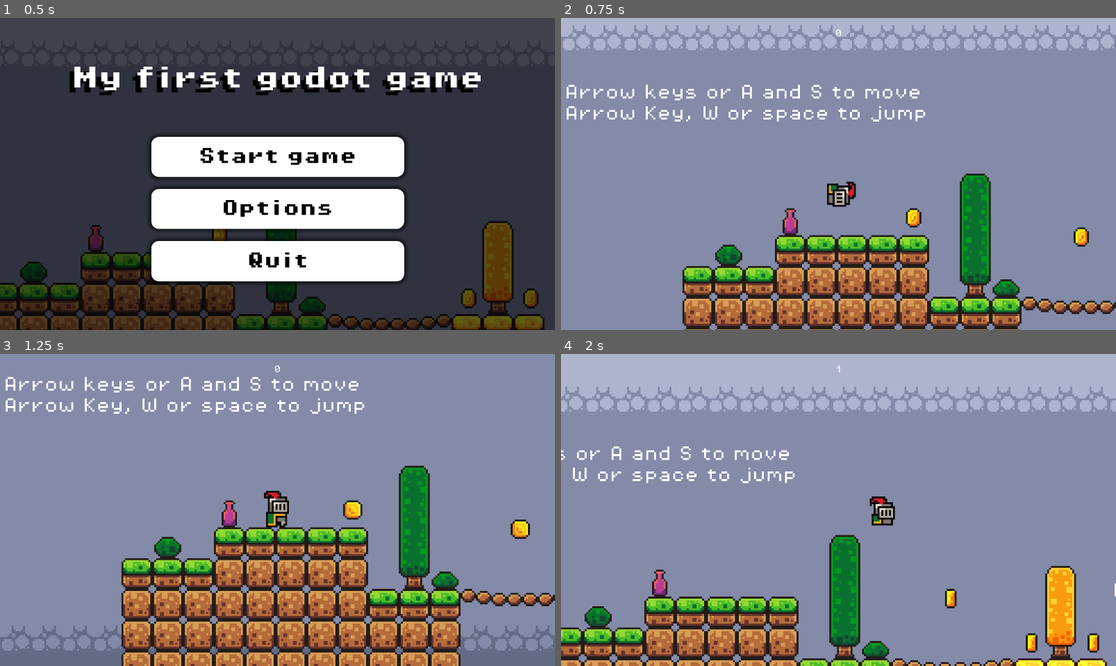
Above: before the commit, frames 1-4 (two rows, left to right).
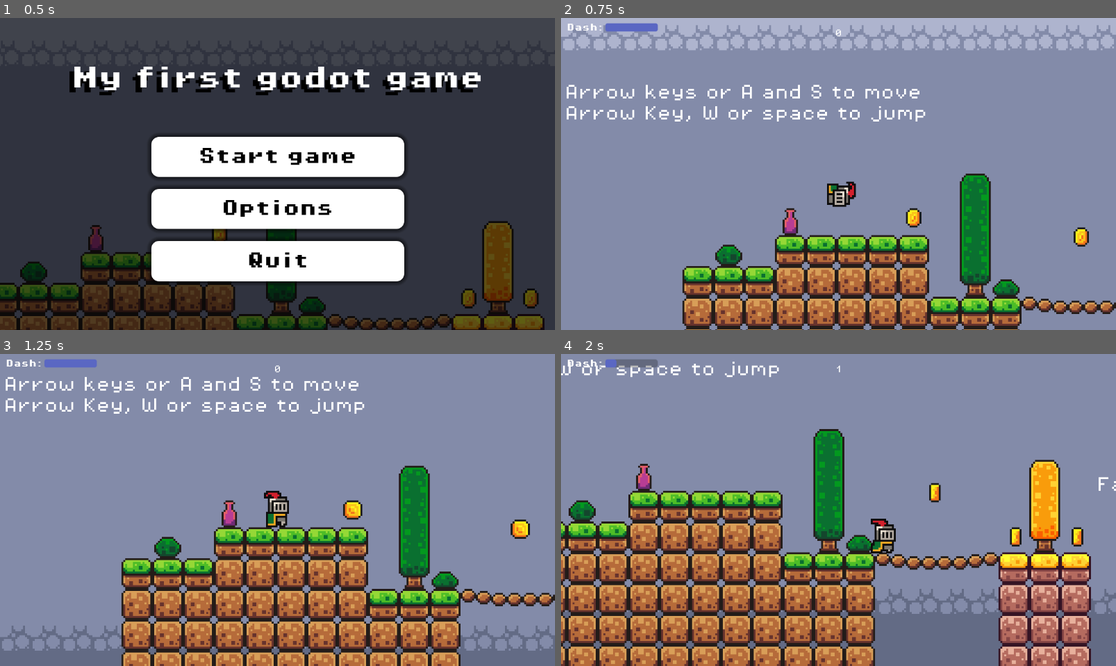
Above: after the commit, the same moments.

Repository: MohhamedSamu/first-game
Game: Godot game, scene res://scenes/main_menu.tscn
The game is run twice, just before and just after one commit, with the same random seed, the same clock (stepped at 60 frames per second) and the same inputs.
Inputs:
- Up to frame 1 (0.5 s): no input
- Up to frame 2 (0.75 s): click "Start game" at 0.5 s
- Up to frame 3 (1.25 s): no input
- Up to frame 4 (2 s): hold D (move_right) from 1.28 s (still down); tap Q (dash, bound only after the commit) at 1.35 s; tap Up (jump) at 1.52, 1.55, 1.82 s

Frame 1 is identical in both runs. In frame 2, 0.3% of the frame differs, in the area x 1-18%, y 1-5%; in frame 3, 0.3%; in frame 4, 59%, in the area x 0-100%, y 0-100%.

Commit message:
:sparkles homosexuales: state machine completada y sonidos agregados

Diff:
--- a/project.godot
+++ b/project.godot
@@ -24,7 +24,6 @@
 jump={
 "deadzone": 0.2,
 "events": [Object(InputEventKey,"resource_local_to_scene":false,"resource_name":"","device":-1,"window_id":0,"alt_press …(195 unchanged characters)…
-, Object(InputEventKey,"resource_local_to_scene":false,"resource_name":"","device":-1,"window_id":0,"alt_pressed":false,"shift_pressed":false,"ctrl_pressed":false,"meta_pressed":false,"pressed":false,"keycode":0,"physical_keycode":32,"key_label":0,"unicode":32,"location":0,"echo":false,"script":null)
 , Object(InputEventKey,"resource_local_to_scene":false,"resource_name":"","device":-1,"window_id":0,"alt_pressed":false …(183 unchanged characters)…
 ]
 }
@@ -40,6 +39,12 @@
 , Object(InputEventKey,"resource_local_to_scene":false,"resource_name":"","device":-1,"window_id":0,"alt_pressed":false …(186 unchanged characters)…
 ]
 }
+dash={
+"deadzone": 0.2,
+"events": [Object(InputEventKey,"resource_local_to_scene":false,"resource_name":"","device":-1,"window_id":0,"alt_pressed":false,"shift_pressed":false,"ctrl_pressed":false,"meta_pressed":false,"pressed":false,"keycode":0,"physical_keycode":81,"key_label":0,"unicode":113,"location":0,"echo":false,"script":null)
+, Object(InputEventKey,"resource_local_to_scene":false,"resource_name":"","device":-1,"window_id":0,"alt_pressed":false,"shift_pressed":false,"ctrl_pressed":false,"meta_pressed":false,"pressed":false,"keycode":0,"physical_keycode":32,"key_label":0,"unicode":32,"location":0,"echo":false,"script":null)
+]
+}
 
 [rendering]
 
--- a/scenes/Level1.tscn
+++ b/scenes/Level1.tscn
@@ -353,7 +353,6 @@
 [node name="Level1" type="Node2D"]
 
 [node name="GameManager" type="Node" parent="."]
-unique_name_in_owner = true
 script = ExtResource("1_n34uq")
 
 [node name="Player" parent="." instance=ExtResource("2_ecr63")]
--- a/scenes/hud.tscn
+++ b/scenes/hud.tscn
@@ -1,8 +1,9 @@
-[gd_scene load_steps=12 format=3 uid="uid://cekqjrqu30re4"]
+[gd_scene load_steps=14 format=3 uid="uid://cekqjrqu30re4"]
 
 [ext_resource type="FontFile" uid="uid://bg6y23fu3j0tc" path="res://assets/fonts/PixelOperator8.ttf" id="1_ahhtf"]
 [ext_resource type="Script" uid="uid://bco46mj27qgfe" path="res://scripts/hud.gd" id="1_oo0fn"]
 [ext_resource type="FontFile" uid="uid://1mdo8hv3ob8p" path="res://assets/fonts/PixelOperator8-Bold.ttf" id="3_5ysmq"]
+[ext_resource type="AudioStream" uid="uid://ihrf1hcit4xn" path="res://assets/sounds/tap.wav" id="4_6fi6k"]
 
 [sub_resource type="StyleBoxEmpty" id="StyleBoxEmpty_5ysmq"]
 
@@ -55,6 +56,13 @@
 corner_radius_bottom_right = 16
 corner_radius_bottom_left = 16
 shadow_size = 10
+
+[sub_resource type="StyleBoxFlat" id="StyleBoxFlat_5ysmq"]
+bg_color = Color(0.353196, 0.402757, 0.76496, 1)
+corner_radius_top_left = 5
+corner_radius_top_right = 5
+corner_radius_bottom_right = 5
+corner_radius_bottom_left = 5
 
 [node name="HUD" type="CanvasLayer"]
 script = ExtResource("1_oo0fn")
@@ -140,6 +148,27 @@
 theme_override_styles/normal = SubResource("StyleBoxFlat_0i1j5")
 text = "Main menu"
 
+[node name="DashCooldown" type="ProgressBar" parent="."]
+offset_left = 92.0
+offset_top = 11.0
+offset_right = 201.0
+offset_bottom = 28.0
+theme_override_styles/fill = SubResource("StyleBoxFlat_5ysmq")
+value = 100.0
+rounded = true
+show_percentage = false
+
+[node name="DashCooldownLabel" type="Label" parent="."]
+offset_left = 12.0
+offset_top = 12.0
+offset_right = 88.0
+offset_bottom = 35.0
+theme_override_fonts/font = ExtResource("3_5ysmq")
+text = "Dash:"
+
+[node name="sfx_dash_recovered" type="AudioStreamPlayer2D" parent="."]
+stream = ExtResource("4_6fi6k")
+
 [connection signal="timeout" from="MessageTimer" to="." method="_on_message_timer_timeout"]
 [connection signal="pressed" from="VBoxContainer/Button" to="." method="_on_restart_pressed"]
 [connection signal="pressed" from="VBoxContainer/Button3" to="." method="_on_button_3_pressed"]
--- a/scenes/killzone.tscn
+++ b/scenes/killzone.tscn
@@ -1,6 +1,7 @@
-[gd_scene load_steps=2 format=3 uid="uid://t127bki21quf"]
+[gd_scene load_steps=3 format=3 uid="uid://t127bki21quf"]
 
 [ext_resource type="Script" uid="uid://cl6j5gu0qv2hc" path="res://scripts/killzone.gd" id="1_xlapc"]
+[ext_resource type="AudioStream" uid="uid://csoq2w5bwakfg" path="res://assets/sounds/hurt.wav" id="2_kl8fp"]
 
 [node name="Killzone" type="Area2D"]
 collision_mask = 2
@@ -9,5 +10,8 @@
 [node name="Timer" type="Timer" parent="."]
 wait_time = 0.5
 
+[node name="sfx_hurt" type="AudioStreamPlayer2D" parent="."]
+stream = ExtResource("2_kl8fp")
+
 [connection signal="body_entered" from="." to="." method="_on_body_entered"]
 [connection signal="timeout" from="Timer" to="." method="_on_timer_timeout"]
--- a/scenes/player.tscn
+++ b/scenes/player.tscn
@@ -1,7 +1,49 @@
-[gd_scene load_steps=31 format=3 uid="uid://poed1xkev5r5"]
+[gd_scene load_steps=46 format=3 uid="uid://poed1xkev5r5"]
 
 [ext_resource type="Texture2D" uid="uid://bhl0gnt453mx6" path="res://assets/sprites/knight.png" id="1_3vyb7"]
 [ext_resource type="Script" uid="uid://vi3dc22x4ewk" path="res://scripts/player.gd" id="1_g2els"]
+[ext_resource type="Script" uid="uid://c2sojesr3x5x7" path="res://scripts/StateMachine/idle_state.gd" id="3_tuyoq"]
+[ext_resource type="Script" uid="uid://886xgb47nxfx" path="res://scripts/StateMachine/jumping_state.gd" id="4_fjrip"]
+[ext_resource type="Script" uid="uid://bxwupd1l37ntm" path="res://scripts/StateMachine/moving_state.gd" id="5_smehm"]
+[ext_resource type="Script" uid="uid://b0hgv7bgcvkjn" path="res://scripts/StateMachine/dashing_state.gd" id="7_fjrip"]
+[ext_resource type="AudioStream" uid="uid://3dxw7rrl8pgq" path="res://assets/sounds/jump.wav" id="7_smehm"]
+[ext_resource type="Script" uid="uid://5vq5c22gfn6s" path="res://scripts/StateMachine/dead_state.gd" id="7_ur7pv"]
+
+[sub_resource type="AtlasTexture" id="AtlasTexture_pf23h"]
+atlas = ExtResource("1_3vyb7")
+region = Rect2(0, 160, 32, 32)
+
+[sub_resource type="AtlasTexture" id="AtlasTexture_dt7fs"]
+atlas = ExtResource("1_3vyb7")
+region = Rect2(32, 160, 32, 32)
+
+[sub_resource type="AtlasTexture" id="AtlasTexture_wqfne"]
+atlas = ExtResource("1_3vyb7")
+region = Rect2(64, 160, 32, 32)
+
+[sub_resource type="AtlasTexture" id="AtlasTexture_wnwbv"]
+atlas = ExtResource("1_3vyb7")
+region = Rect2(96, 160, 32, 32)
+
+[sub_resource type="AtlasTexture" id="AtlasTexture_gl8cc"]
+atlas = ExtResource("1_3vyb7")
+region = Rect2(128, 160, 32, 32)
+
+[sub_resource type="AtlasTexture" id="AtlasTexture_487ah"]
+atlas = ExtResource("1_3vyb7")
+region = Rect2(160, 160, 32, 32)
+
+[sub_resource type="AtlasTexture" id="AtlasTexture_md1ol"]
+atlas = ExtResource("1_3vyb7")
+region = Rect2(192, 160, 32, 32)
+
+[sub_resource type="AtlasTexture" id="AtlasTexture_bj30b"]
+atlas = ExtResource("1_3vyb7")
+region = Rect2(224, 160, 32, 32)
+
+[sub_resource type="AtlasTexture" id="AtlasTexture_jc3p3"]
+atlas = ExtResource("1_3vyb7")
+region = Rect2(64, 192, 32, 32)
 
 [sub_resource type="AtlasTexture" id="AtlasTexture_g2els"]
 atlas = ExtResource("1_3vyb7")
@@ -109,6 +151,43 @@
 
 [sub_resource type="SpriteFrames" id="SpriteFrames_tuyoq"]
 animations = [{
+"frames": [{
+"duration": 1.0,
+"texture": SubResource("AtlasTexture_pf23h")
+}, {
+"duration": 1.0,
+"texture": SubResource("AtlasTexture_dt7fs")
+}, {
+"duration": 1.0,
+"texture": SubResource("AtlasTexture_wqfne")
+}, {
+"duration": 1.0,
+"texture": SubResource("AtlasTexture_wnwbv")
+}, {
+"duration": 1.0,
+"texture": SubResource("AtlasTexture_gl8cc")
+}, {
+"duration": 1.0,
+"texture": SubResource("AtlasTexture_487ah")
+}, {
+"duration": 1.0,
+"texture": SubResource("AtlasTexture_md1ol")
+}, {
+"duration": 1.0,
+"texture": SubResource("AtlasTexture_bj30b")
+}],
+"loop": true,
+"name": &"dashing",
+"speed": 10.0
+}, {
+"frames": [{
+"duration": 1.0,
+"texture": SubResource("AtlasTexture_jc3p3")
+}],
+"loop": true,
+"name": &"dead",
+"speed": 5.0
+}, {
 "frames": [{
 "duration": 1.0,
 "texture": SubResource("AtlasTexture_g2els")
@@ -219,9 +298,33 @@
 [node name="AnimatedSprite2D" type="AnimatedSprite2D" parent="."]
 position = Vector2(0, -12)
 sprite_frames = SubResource("SpriteFrames_tuyoq")
-animation = &"jump_1"
+animation = &"jump"
 autoplay = "idle"
 
 [node name="CollisionShape2D" type="CollisionShape2D" parent="."]
 position = Vector2(0, -5)
 shape = SubResource("CircleShape2D_fjrip")
+
+[node name="IdleState" type="Node" parent="."]
+script = ExtResource("3_tuyoq")
+
+[node name="JumpingState" type="Node" parent="."]
+script = ExtResource("4_fjrip")
+
+[node name="MovingState" type="Node" parent="."]
+script = ExtResource("5_smehm")
+
+[node name="DashingState" type="Node" parent="."]
+script = ExtResource("7_fjrip")
+
+[node name="DeadState" type="Node" parent="."]
+script = ExtResource("7_ur7pv")
+
+[node name="SprintCooldown" type="Timer" parent="."]
+wait_time = 2.0
+one_shot = true
+
+[node name="sfx_jump" type="AudioStreamPlayer2D" parent="."]
+stream = ExtResource("7_smehm")
+
+[connection signal="timeout" from="SprintCooldown" to="." method="_on_sprint_cooldown_timeout"]
--- /dev/null
+++ b/scripts/StateMachine/PlayerState.gd
@@ -0,0 +1,14 @@
+extends Node
+class_name PlayerState
+
+var player: MainPlayer
+var animated_sprite: AnimatedSprite2D
+
+func enter_state(player_node) -> void:
+	player = player_node
+
+func exit_state() -> void:
+	pass
+
+func handle_input(_delta) -> void:
+	pass
--- /dev/null
+++ b/scripts/StateMachine/dashing_state.gd
@@ -0,0 +1,40 @@
+extends PlayerState
+
+var dash_timer := 0.0
+
+@onready var sprint_cooldown: Timer = $"../SprintCooldown"
+
+func enter_state(player_node) -> void:
+	super(player_node)
+	if player.dead:
+		return
+	if not player.can_dash:
+		dash_timer = 0
+		return
+
+	var direction := Input.get_axis("move_left", "move_right")
+	if direction == 0:
+		direction = player.last_facing_direction
+	player.velocity.x = direction * player.DASH_SPEED
+	player.velocity.y = 0 # Stop gravity effect
+	dash_timer = player.DASH_DURATION
+	player.animated_sprite.play("jump")
+	player.sfx_jump.play()
+	sprint_cooldown.start()
+	player.can_dash = false
+	player.dash_started.emit()
+
+func handle_input(delta) -> void:
+	dash_timer -= delta
+	# While dashing, do not allow movement or jumping, and stop gravity
+	player.velocity.y = 0
+	# No input is processed during dash
+	if dash_timer <= 0:
+		if not player.can_dash:
+			player.dash_cooldown_started.emit()
+
+		if player.is_on_floor():
+			player.change_state("IdleState")
+		else:
+			player.velocity.x = 0 # Stop horizontal movement after dash
+			player.change_state("JumpingState")
--- /dev/null
+++ b/scripts/StateMachine/dead_state.gd
@@ -0,0 +1,10 @@
+extends PlayerState
+
+func enter_state(player_node) -> void:
+	super(player_node)
+	player.velocity.x = 0
+	player.animated_sprite.play("dead")
+	player.dead = true
+	player.velocity = Vector2.ZERO
+	player.SPEED    = 0
+	player.col_shape.set_deferred("disabled", true)
--- /dev/null
+++ b/scripts/StateMachine/idle_state.gd
@@ -0,0 +1,23 @@
+extends PlayerState
+
+func enter_state(player_node) -> void:
+	super(player_node)
+	player.velocity.x = 0
+	if player.is_on_floor():
+		if Input.get_axis("move_left", "move_right") == 0:
+			player.animated_sprite.play("idle")
+		else:
+			player.animated_sprite.play("run")
+	else:
+		player.animated_sprite.play("jump")
+
+func handle_input(_delta) -> void:
+	if Input.is_action_just_pressed("jump") and player.is_on_floor():
+		player.change_state("JumpingState")
+	elif Input.get_axis("move_left", "move_right") != 0:
+		player.change_state("MovingState")
+	elif Input.is_action_just_pressed("dash"):
+		player.change_state("DashingState")
+	# If landed from a fall, always play idle if not moving
+	if player.is_on_floor() and Input.get_axis("move_left", "move_right") == 0:
+		player.animated_sprite.play("idle")
--- /dev/null
+++ b/scripts/StateMachine/jumping_state.gd
@@ -0,0 +1,17 @@
+extends PlayerState
+
+func enter_state(player_node) -> void:
+	super(player_node)
+	# Only set jump velocity if on floor (real jump)
+	if player.is_on_floor():
+		player.velocity.y = player.JUMP_VELOCITY
+		player.sfx_jump.play()
+	player.animated_sprite.play("jump")
+
+func handle_input(_delta) -> void:
+	if player.is_on_floor():
+		player.change_state("IdleState")
+	elif Input.is_action_just_pressed("dash"):
+		player.change_state("DashingState")
+	elif Input.get_axis("move_left", "move_right") != 0:
+		player.change_state("MovingState")
--- /dev/null
+++ b/scripts/StateMachine/moving_state.gd
@@ -0,0 +1,25 @@
+extends PlayerState
+
+func enter_state(player_node) -> void:
+	super(player_node)
+	if player.is_on_floor():
+		player.animated_sprite.play("run")
+	else:
+		player.animated_sprite.play("jump")
+
+func handle_input(_delta) -> void:
+	var direction := Input.get_axis("move_left", "move_right")
+	if direction:
+		player.velocity.x = direction * player.SPEED
+		if player.is_on_floor():
+			player.animated_sprite.play("run")
+		else:
+			player.animated_sprite.play("jump")
+	else:
+		player.velocity.x = move_toward(player.velocity.x, 0, player.SPEED)
+		player.change_state("IdleState")
+
+	if Input.is_action_just_pressed("jump") and player.is_on_floor():
+		player.change_state("JumpingState")
+	elif Input.is_action_just_pressed("dash"):
+		player.change_state("DashingState")
--- a/scripts/coin.gd
+++ b/scripts/coin.gd
@@ -1,6 +1,6 @@
 extends Area2D
 
-@onready var game_manager: Node = %GameManager
+@onready var game_manager := get_tree().current_scene.get_node("GameManager")
 @onready var animation_player: AnimationPlayer = $AnimationPlayer
 
 func _on_body_entered(_body: Node2D) -> void:
--- a/scripts/hud.gd
+++ b/scripts/hud.gd
@@ -6,6 +6,111 @@
 @onready var button: Button = $VBoxContainer/Button
 @onready var button_3: Button = $VBoxContainer/Button3
 @onready var v_box_container: VBoxContainer = $VBoxContainer
+@onready var dash_cooldown: ProgressBar = $DashCooldown
+@onready var tween      : Tween       = create_tween()
+@onready var sfx_dash_recovered: AudioStreamPlayer2D = $sfx_dash_recovered
+
+var fill_style : StyleBoxFlat
+var flash_tween : Tween
+var shake_tween  : Tween
+var cooldown_started := false
+
+func _ready():
+	# Clonamos el StyleBoxFlat que ya tienes en el tema
+	fill_style = dash_cooldown.get_theme_stylebox("fill").duplicate()
+	# Lo ponemos como override para que esta instancia use el clon
+	dash_cooldown.add_theme_stylebox_override("fill", fill_style)
+	dash_cooldown.pivot_offset = dash_cooldown.size / 2
+
+	var player := get_tree().current_scene.get_node("Player")
+	# Conecta señales
+	player.dash_started.connect(_on_dash_started)
+	player.dash_cooldown_started.connect(_on_dash_finished)
+	player.dash_cooldown_finished.connect(_on_dash_ready)
+
+func _on_dash_started():
+	tween.kill()
+	dash_cooldown.value = 100
+	# Llenar del 0 → 100 en 2 s (usa la misma constante que el jugador)
+	tween = create_tween()
+	tween.tween_property(dash_cooldown, "value", 0, MainPlayer.DASH_DURATION)
+
+func _on_dash_finished():
+	if cooldown_started:
+		_flash_bar_red()
+		return
+
+	cooldown_started = true
+	tween.kill()
+	dash_cooldown.value = 0
+	# Llenar del 0 → 100 en 2 s (usa la misma constante que el jugador)
+	tween = create_tween()
+	tween.tween_property(dash_cooldown, "value", 100, MainPlayer.DASH_COOLDOWN)
+
+func _on_dash_ready():
+	cooldown_started = false
+	sfx_dash_recovered.play()
+	# Garantiza que llegue a 100 % en caso de interrupción
+	dash_cooldown.value = 100
+
+func _flash_bar_red() -> void:
+	# 1. Mata tweens anteriores (si existían)
+	for t in [flash_tween, shake_tween]:
+		if t and t.is_running():
+			t.kill()
+
+	# 2. Colores base
+	var red    := Color("ff4b4b")
+	var normal := Color("5a67c3")
+	var d_up   := 0.12             # cuánto tarda en volverse rojo
+	var hold   := 0.15             # permanece rojo
+	var d_down := 0.12             # vuelve a normal
+	var total  := d_up + hold + d_down   # 0.39 s
+
+	# 2.a  StyleBoxFlat override (sólo la primera vez)
+	if fill_style == null:
+		fill_style = dash_cooldown.get_theme_stylebox("fill").duplicate()
+		dash_cooldown.add_theme_stylebox_override("fill", fill_style)
+
+	# ---------------- TWEEN 1: Color ----------------
+	flash_tween = create_tween()
+	flash_tween.tween_method(          # normal → rojo
+		func(c): fill_style.bg_color = c,
+		normal, red, d_up)
+
+	flash_tween.tween_interval(hold)   # se queda rojo
+
+	flash_tween.tween_method(          # rojo → normal
+		func(c): fill_style.bg_color = c,
+		red, normal, d_down)
+
+	# ---------------- TWEEN 2: Sacudida + latido ----------------
+	shake_tween = create_tween()
+
+	# Asegúrate de rotar / escalar desde el centro
+	dash_cooldown.pivot_offset = dash_cooldown.size / 2
+
+	# Pequeño “boom”: escala 1 → 1.1 → 1 en el mismo total de tiempo
+	shake_tween.tween_property(
+		dash_cooldown, "scale", Vector2(1.1, 1.1), total * 0.5
+	).set_ease(Tween.EASE_OUT)
+
+	shake_tween.tween_property(
+		dash_cooldown, "scale", Vector2.ONE, total * 0.5
+	).set_ease(Tween.EASE_IN)
+
+	# Sacudida: rotación -4° → +4° → 0° dentro de la misma ventana
+	shake_tween.tween_property(
+		dash_cooldown, "rotation_degrees", -4, total * 0.25
+	).set_trans(Tween.TRANS_SINE)
+
+	shake_tween.tween_property(
+		dash_cooldown, "rotation_degrees",  4, total * 0.5
+	).set_trans(Tween.TRANS_SINE)
+
+	shake_tween.tween_property(
+		dash_cooldown, "rotation_degrees",  0, total * 0.25
+	).set_trans(Tween.TRANS_SINE)
 
 func show_message(text):
 	$Message.text = text
--- a/scripts/killzone.gd
+++ b/scripts/killzone.gd
@@ -1,6 +1,8 @@
 extends Area2D
 
-@onready var hud: CanvasLayer = $"../HUD"
+@onready var hud := get_tree().current_scene.get_node("HUD")
+@onready var sfx_hurt: AudioStreamPlayer2D = $sfx_hurt
+
 var player: MainPlayer
 
 func _on_body_entered(body: Node2D) -> void:
@@ -9,6 +11,7 @@
 		player.die()
 		Engine.time_scale = 0.5
 		hud.show_game_over()
+		sfx_hurt.play()
 
 
 func _on_timer_timeout() -> void:
--- a/scripts/main_menu.gd
+++ b/scripts/main_menu.gd
@@ -7,7 +7,7 @@
 
 
 # Called every frame. 'delta' is the elapsed time since the previous frame.
-func _process(delta: float) -> void:
+func _process(_delta: float) -> void:
 	pass
 
 
--- a/scripts/player.gd
+++ b/scripts/player.gd
@@ -1,19 +1,38 @@
 extends CharacterBody2D
 class_name MainPlayer
 
+signal dash_started
+signal dash_cooldown_started
+signal dash_cooldown_finished
+
 var SPEED := 130.0
 const JUMP_VELOCITY := -300.0
-var dead := false          # ← nuevo
+var dead := false
+var current_state:PlayerState
+var last_facing_direction := 1 # 1= right and -1 = left, right default
+var can_dash := true
+const DASH_SPEED := 200.0
+const DASH_DURATION := 0.2
+const DASH_COOLDOWN := 2
 
 @onready var animated_sprite: AnimatedSprite2D = $AnimatedSprite2D
 @onready var col_shape      := $CollisionShape2D   # para desactivarla al morir
+@onready var sfx_jump: AudioStreamPlayer2D = $sfx_jump
+
+func _ready() -> void:
+	change_state("IdleState")
+
+func change_state(new_state_name: String) -> void:
+	if dead:
+		return
+	if current_state:
+		current_state.exit_state()
+	current_state = get_node(new_state_name)
+	if current_state:
+		current_state.enter_state(self)
 
 func die() -> void:
-	dead = true
-	velocity = Vector2.ZERO       # fija la velocidad
-	SPEED   = 0                   # evita que vuelva a cambiar
-	col_shape.disabled = true     # ignora colisiones
-
+	change_state("DeadState")
 
 func _physics_process(delta: float) -> void:
 	if dead:
@@ -24,17 +43,17 @@
 		move_and_slide()
 		return
 
+	var direction := Input.get_axis("move_left", "move_right")
+	if direction != 0:
+		last_facing_direction = sign(direction)
 
 	# Add the gravity.
 	if not is_on_floor():
 		velocity += get_gravity() * delta
 
-	# Handle jump.
-	if Input.is_action_just_pressed("jump") and is_on_floor():
-		velocity.y = JUMP_VELOCITY
-
-	# Get the input direction and handle the movement/deceleration.
-	var direction := Input.get_axis("move_left", "move_right")
+	if current_state:
+		current_state.handle_input(delta)
+	move_and_slide()
 
 	#Flip the sprite
 	if direction > 0:
@@ -42,20 +61,8 @@
 	elif direction < 0:
 		animated_sprite.flip_h = true
 
-	#Play animations
-	if is_on_floor():
-		if direction == 0:
-			animated_sprite.play("idle")
-		else:
-			animated_sprite.play("run")
-	else:
-		animated_sprite.play("jump")
-		#animated_sprite.play("jump_1")
 
-	# apply movement
-	if direction:
-		velocity.x = direction * SPEED
-	else:
-		velocity.x = move_toward(velocity.x, 0, SPEED)
 
-	move_and_slide()
+func _on_sprint_cooldown_timeout() -> void:
+	can_dash = true
+	dash_cooldown_finished.emit()
--- a/scripts/question_block.gd
+++ b/scripts/question_block.gd
@@ -2,7 +2,7 @@
 @onready var coin: Area2D = $Coin
 @export var coins_in_block: int = 5       # cuántas monedas guarda
 @onready var hitbox: Area2D = $HitDetector
-@onready var game_manager: Node = %GameManager
+@onready var game_manager := get_tree().current_scene.get_node("GameManager")
 @onready var block_coin: Sprite2D = $Sprite2D
 @onready var block_empty: Sprite2D = $Sprite2D2
 
Not shown, added: scripts/StateMachine/PlayerState.gd.uid
Not shown, added: scripts/StateMachine/dashing_state.gd.uid
Not shown, added: scripts/StateMachine/dead_state.gd.uid
Not shown, added: scripts/StateMachine/idle_state.gd.uid
Not shown, added: scripts/StateMachine/jumping_state.gd.uid
Not shown, added: scripts/StateMachine/moving_state.gd.uid
